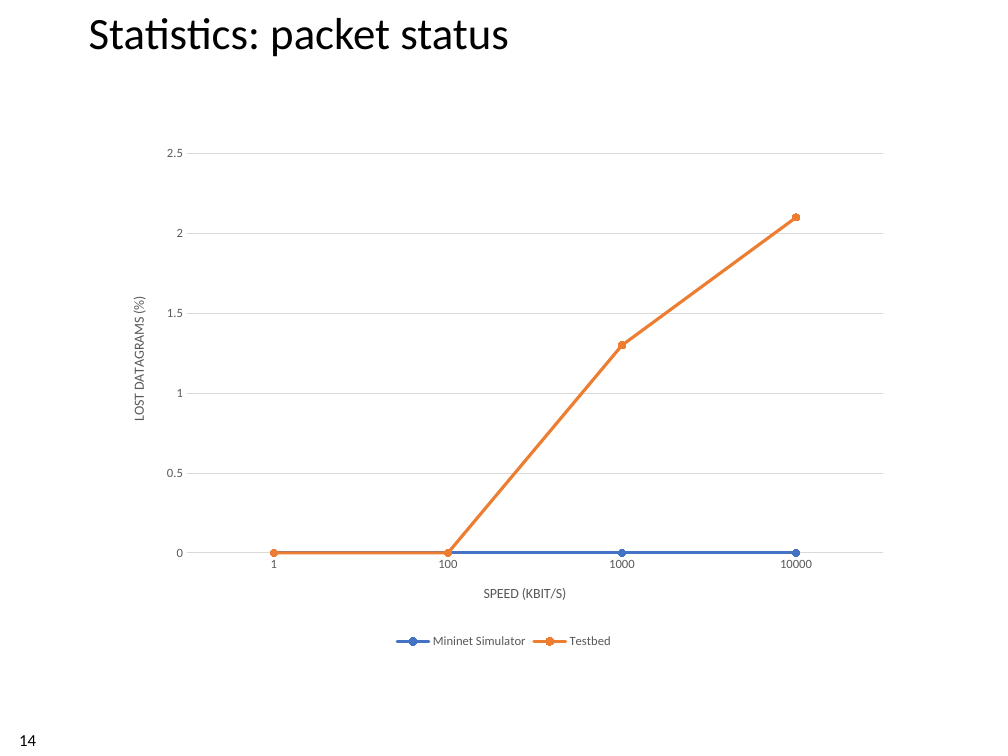
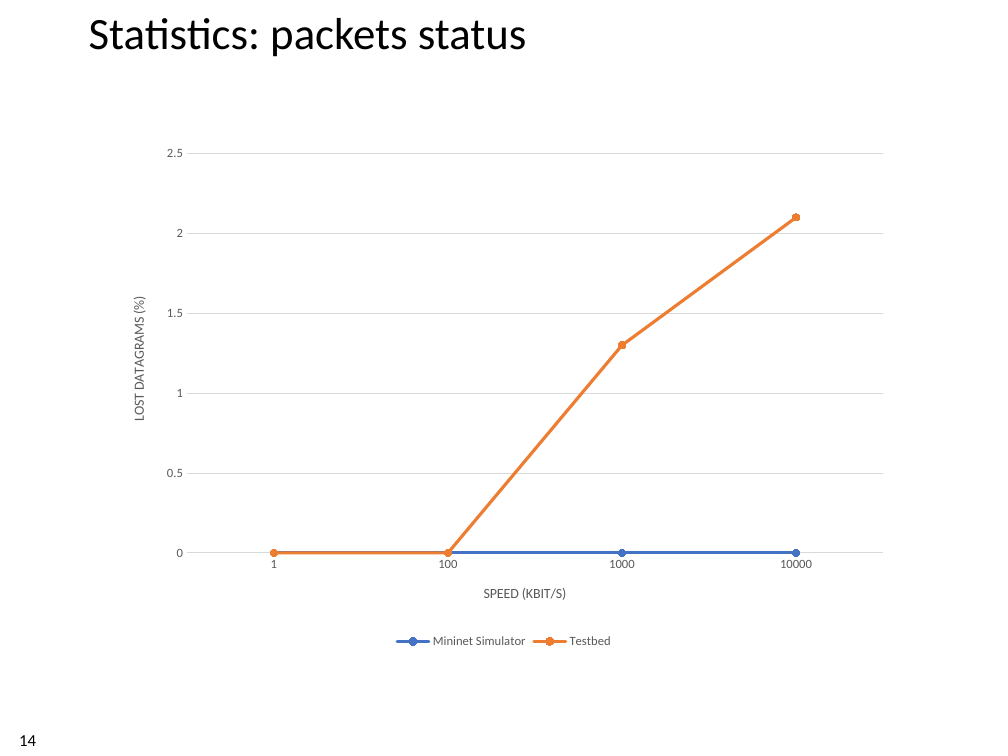
Before and after one commit to xdl907/switching-and-routing-project, a slide deck: slide 14 of template_project_exam__1_.pptx. Drawn at 1008x756 pixels with LibreOffice and Linux fonts; fonts in the diff are those of the drawing; background and template pictures are left out. Boxes give left, top, right and bottom in pixels: in the first picture for what was removed or moved away, otherwise in the second. Text is boxed around its words. In the diff, an @@ line names an element or a change of style, - is before the commit and + after.

Commit message:
Small correction

```diff
--- a/template_project_exam__1_.pptx
+++ b/template_project_exam__1_.pptx
@@ title at (89,18,527,57): text changed @@
-Statistics: packet status
+Statistics: packets status
```
